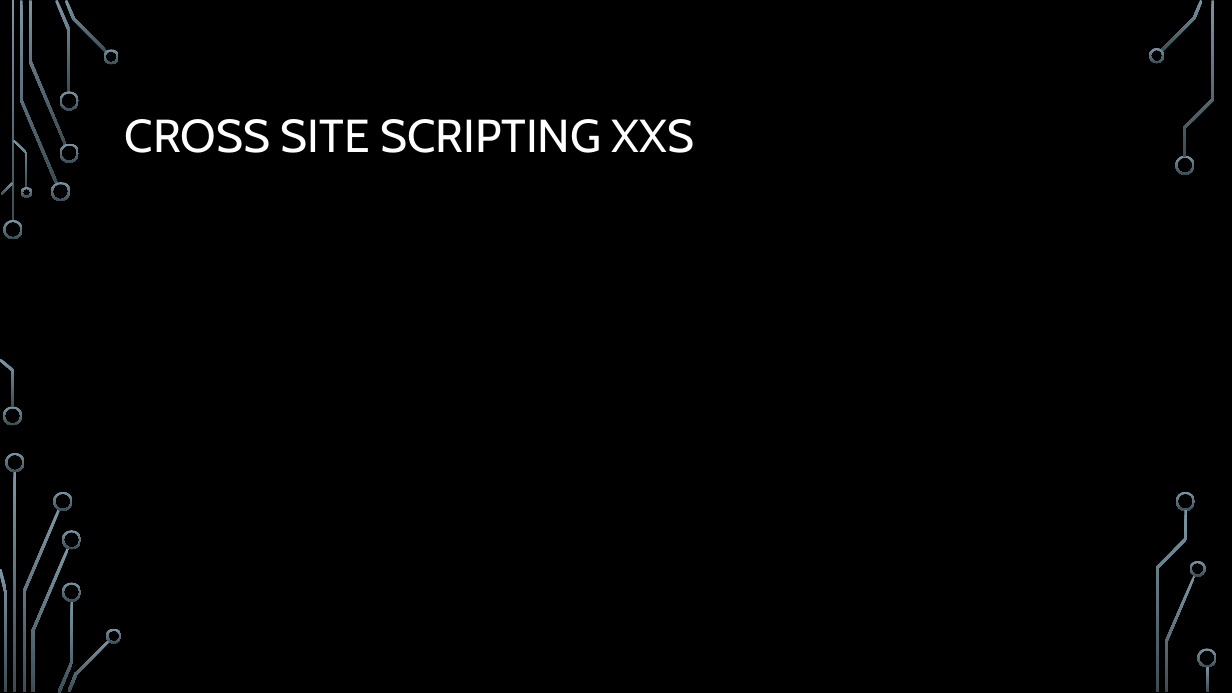
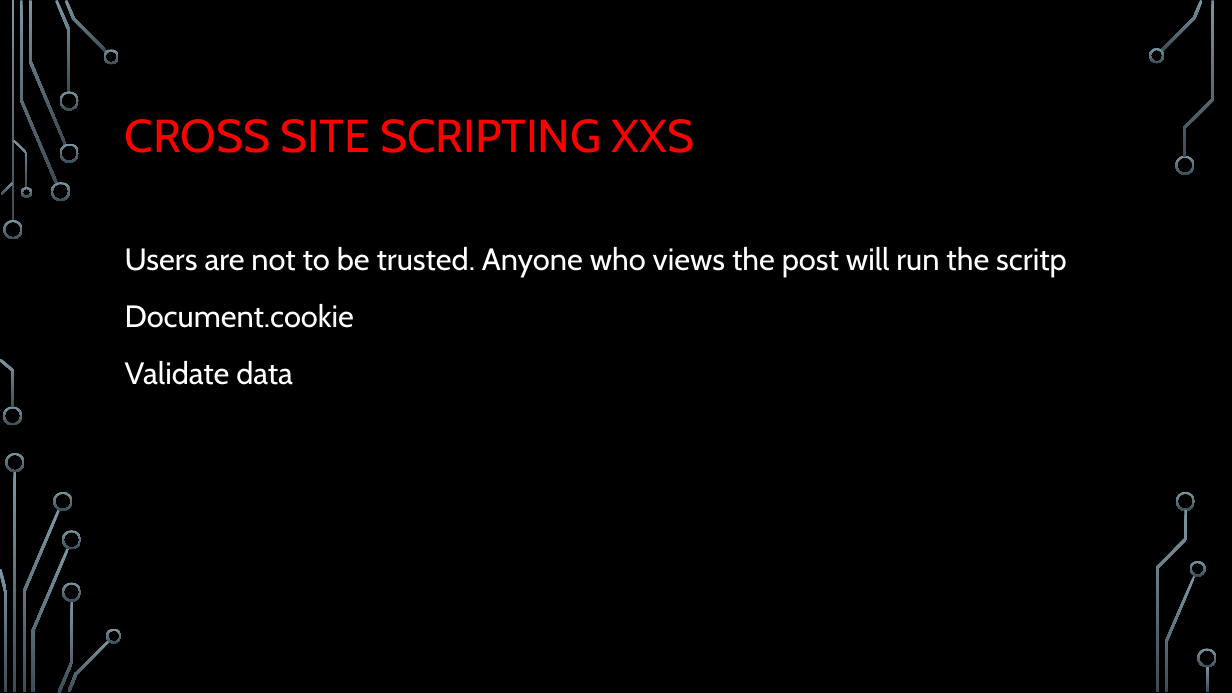
Before and after one commit to KBarros2014/TEAMB, a slide deck: slide 15 of site/Presentation doc/Php assignment.pptx (slide 11 before the commit). Drawn at 1232x693 pixels with LibreOffice and Linux fonts; fonts in the diff are those of the drawing; background and template pictures are left out. Boxes give left, top, right and bottom in pixels: in the first picture for what was removed or moved away, otherwise in the second. Text is boxed around its words. In the diff, an @@ line names an element or a change of style, - is before the commit and + after.

```diff
--- a/site/Presentation doc/Php assignment.pptx
+++ b/site/Presentation doc/Php assignment.pptx
@@ title "CROSS SITE SCRIPTING XXS" at [125,119,694,153]: text colour #FFFFFF to #FF0000 @@
@@ text added at [125,247,1067,385], 24 pt, text #FFFFFF @@
+Users are not to be trusted. Anyone who views the post will run the scritp
+Document.cookie
+Validate data
```
Also in this commit, not shown: 3 other slides changed, 14 slides added, 3 slides removed, 1 other file.
